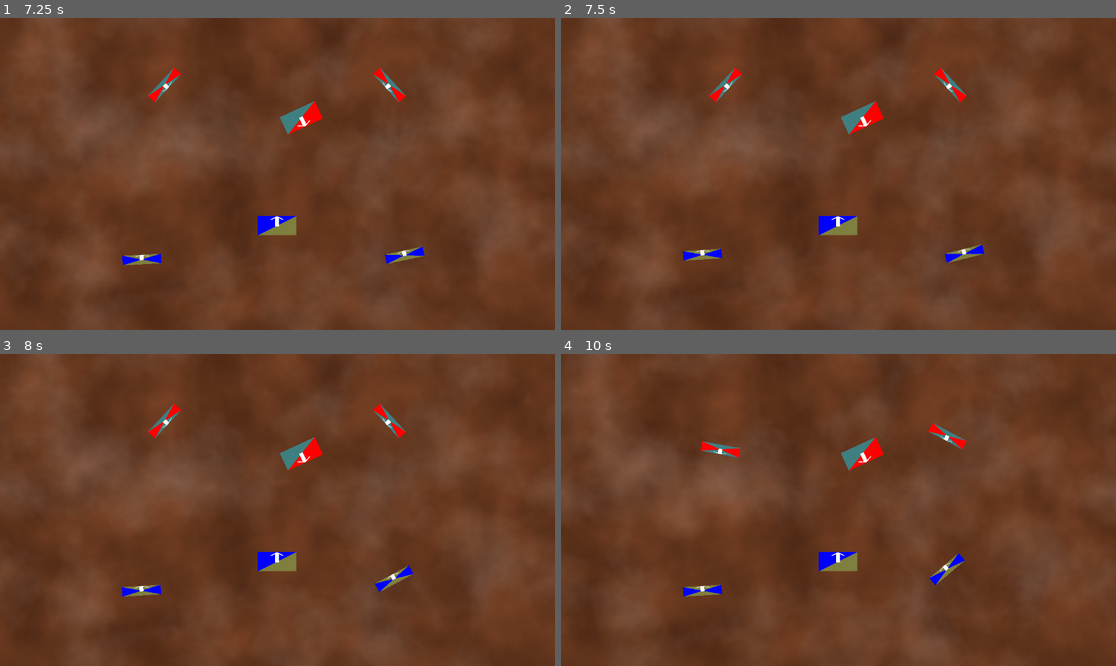
Above: before the commit, frames 1-4 (two rows, left to right).
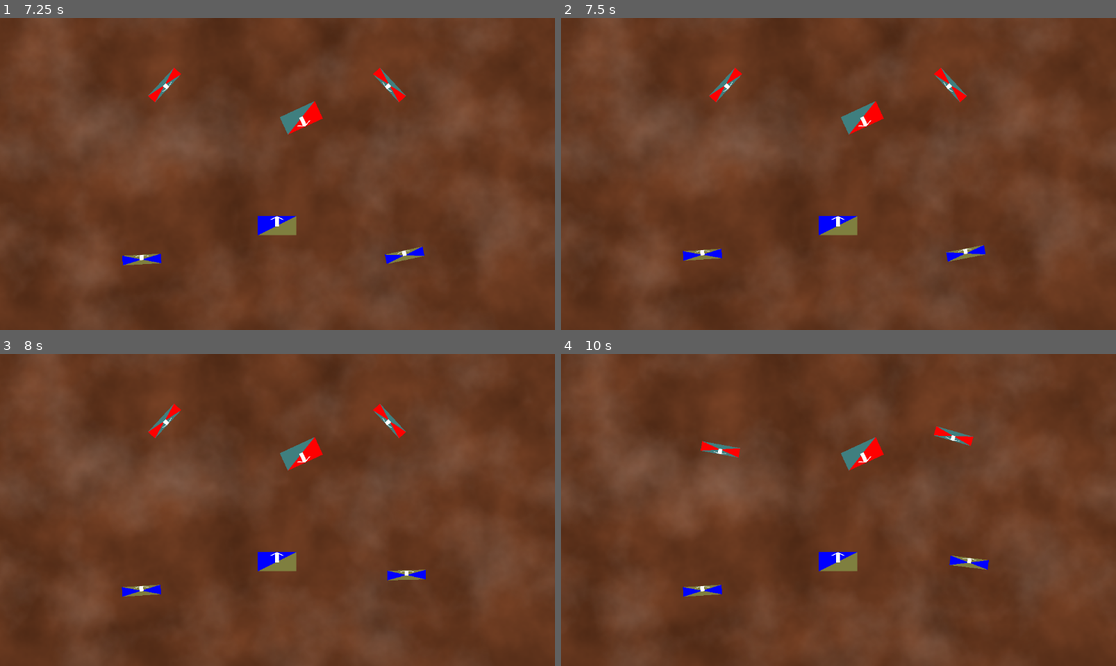
Above: after the commit, the same moments.

Repository: Habidakus/fantasy-battle
Game: Godot game, scene res://Scenes/TopLevelStateMachine.tscn
Two runs of this game, one before a commit and one after it. Both use one fixed random seed, a clock stepped at 60 frames per second and the inputs below.
Inputs (mouse positions are in pixels of both pictures, inside the frame that each line leads up to):
- Up to frame 1 (7.25 s): tap Enter at 0.5 s; move the mouse to (399, 158) at 0.52 s; click (399, 158) at 0.67 s; click "Play" at 1.25 s; move the mouse to (166, 189) at 2.02 s; click (166, 189) at 2.17 s; move the mouse to (333, 105) at 2.77 s; click (333, 105) at 2.92 s; move the mouse to (249, 236) at 3.52 s; click (249, 236) at 3.67 s; move the mouse to (444, 220) at 4.27 s; click (444, 220) at 4.42 s; move the mouse to (111, 127) at 5.02 s; click (111, 127) at 5.17 s; move the mouse to (305, 174) at 5.77 s; click (305, 174) at 5.92 s; move the mouse to (194, 96) at 6.52 s; click (194, 96) at 6.67 s
- Up to frame 2 (7.5 s): move the mouse to (960, 158) at 7.27 s; click (960, 158) at 7.42 s
- Up to frame 3 (8 s): no input
- Up to frame 4 (10 s): move the mouse to (727, 525) at 8.02 s; click (727, 525) at 8.17 s; move the mouse to (894, 441) at 8.77 s; click (894, 441) at 8.92 s; move the mouse to (810, 572) at 9.52 s; click (810, 572) at 9.67 s

Frame 1 is identical in both runs. In frame 2, 0.1% of the frame differs, in the area x 69-77%, y 72-79%; in frame 3, 0.3%; in frame 4, 0.6%, in the area x 66-78%, y 22-75%.

Commit message:
AI can think one more depth now that we're pruning some moves

Diff:
--- a/Scripts/AIArmyController.gd
+++ b/Scripts/AIArmyController.gd
@@ -11,7 +11,7 @@
 
 func RequestOrders(squad : Squad) -> void:
     var game_state : GameState = _turn_engine.GenerateGameState(squad)
-    var action : ArmyControllerAction = _negamax_engine.get_best_action(game_state, 7)
+    var action : ArmyControllerAction = _negamax_engine.get_best_action(game_state, 8)
     if action != null:
         _turn_engine.SubmitAction(action)
 
